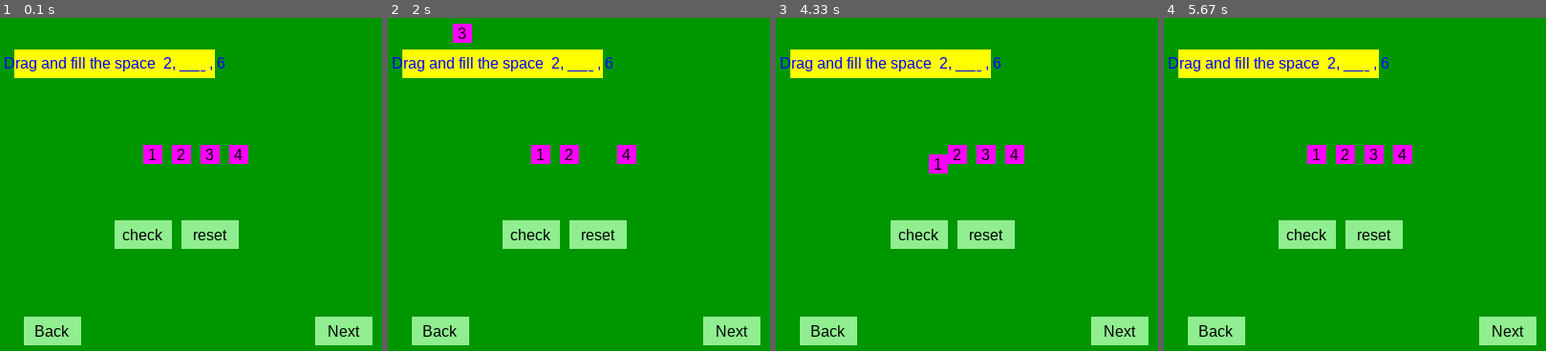
Above: before the commit, frames 1-4 (left to right).
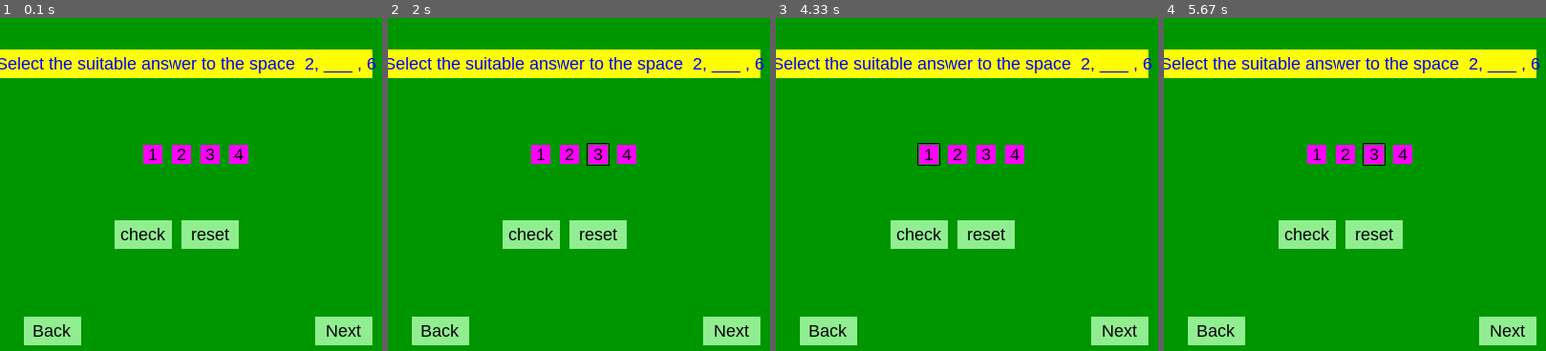
Above: after the commit, the same moments.

Repository: sumanxcodes/quizora_pygame
Game: pygame game, started from src/games/drag_n_drop.py
The game is run twice, just before and just after one commit, with the same random seed, the same clock (stepped at 60 frames per second) and the same inputs.
Inputs (mouse positions are in pixels of both pictures, inside the frame that each line leads up to):
- Up to frame 1 (0.1 s): no input
- Up to frame 2 (2 s): press the mouse at (487, 167) at 0.37 s; move the mouse to (552, 207) at 0.47 s; release the mouse at (617, 247) at 0.6 s; press the mouse at (540, 154) at 0.7 s; move the mouse to (487, 164) at 0.8 s; release the mouse at (437, 171) at 0.93 s; press the mouse at (598, 234) at 1.2 s; move the mouse to (609, 184) at 1.3 s; release the mouse at (624, 137) at 1.43 s; press the mouse at (598, 154) at 1.73 s; move the mouse to (525, 87) at 1.83 s; release the mouse at (452, 24) at 1.97 s
- Up to frame 3 (4.33 s): press the mouse at (921, 234) at 2.27 s; move the mouse to (928, 261) at 2.37 s; release the mouse at (940, 287) at 2.5 s; press the mouse at (986, 234) at 2.87 s; move the mouse to (997, 144) at 2.97 s; release the mouse at (1009, 51) at 3.1 s; click (928, 154) at 4.15 s
- Up to frame 4 (5.67 s): press the mouse at (1347, 154) at 4.55 s; move the mouse to (1416, 214) at 4.65 s; release the mouse at (1484, 274) at 4.78 s; press the mouse at (1374, 154) at 5.32 s; move the mouse to (1316, 191) at 5.42 s; release the mouse at (1259, 227) at 5.55 s

The runs differ from the first frame. In frame 1, 5.9% of the frame differs, in the area x 0-99%, y 9-96%; in frame 2, 6.5%, in the area x 0-99%, y 1-96%; in frame 3, 6.4%; in frame 4, 6.0%.

Commit message:
added  mcq and question type configuration functionality

Diff:
--- a/src/games/drag_n_drop.py
+++ b/src/games/drag_n_drop.py
@@ -1,11 +1,7 @@
-from asyncio import current_task
-from gettext import textdomain
 from tkinter import messagebox
 import tkinter as tk
 
 import pygame, sys
-from pygame.locals import *
-import time
 
 pygame.init()
 red = (255, 0, 0)
@@ -21,28 +17,27 @@
 gold = (255, 215, 0)
 sky_blue = (135, 206, 235)
 
+MCQ=0
+DRAG_N_DROP=1
+FILL_BLANKS=2
 
 X_DIST = 400
 Y_DIST = 400
-font = pygame.font.SysFont("Arial", 16)
+font = pygame.font.SysFont("Arial", 18)
 screen = pygame.display.set_mode((X_DIST, Y_DIST))
 screen.fill((255, 100, 100))
 pygame.display.set_caption("Hello")
-# canvas = pygame.Surface((X_DIST, Y_DIST))
-# canvas.fill((255, 255, 0, 100))
-# screen.blit(canvas, (0, 0))
+
 
 class GameScreen:
     def __init__(self, color=(255, 255, 0, 100), X_DIST=400, Y_DIST=400):
         self.screen=pygame.Surface((X_DIST, Y_DIST))
         self.screen.fill(color)
         self.color=color
-        print(color)
-
-
-
-    def add_questions(self, question, answerBox, answers,correctIndex):
-        question1 = Question(question, self.screen)
+
+
+    def add_questions(self, question, answerBox, answers,correctIndex, qtype):
+        question1 = Question(question, self.screen,qtype)
         question1.addAnswerBox(answerBox)
         counter=0
         for ans in answers:
@@ -53,6 +48,7 @@
             counter+=1
         self.question = question1
 
+
 class Game:
     def __init__(self):
         self.screens = []
@@ -60,11 +56,12 @@
         self.currentScreen = None
         self.totalMarks=0
 
-    def addScreen(self, question, ansBox,answers,correctIndex, color=(255, 255, 0, 200), X_DIST=400, Y_DIST=400):
-        print(color)
+    def addScreen(self, question, ansBox,answers,correctIndex,qtype, color=(255, 255, 0, 200), X_DIST=400, Y_DIST=400):
+        # print(color)
         gameScreen= GameScreen( color, X_DIST, Y_DIST)
+        gameScreen.add_questions(question, ansBox,answers,correctIndex,qtype)
         self.screens.append(gameScreen)
-        gameScreen.add_questions(question, ansBox,answers,correctIndex)
+
         if len(self.screens) == 1:  # Set the first screen as the current screen
             self.currentScreen = self.screens[0].screen
             self.nextButton = Button(330, 360, "Next", self.screens[len(self.screens) - 1].screen)
@@ -101,8 +98,9 @@
             pygame.display.update()
 
     def handle_event(self, event):
-        for screen in self.screens:
-            screen.question.handle_event(event)
+        self.screens[self.currentScreenId].question.handle_event(event)
+        # for screen in self.screens:
+        #     screen.question.handle_event(event)
         self.nextButton.rectangle.create_rect_with_text(self.currentScreen)
         self.backButton.rectangle.create_rect_with_text(self.currentScreen)
         if (self.nextButton.handle_click(event)):
@@ -116,11 +114,8 @@
             print(screen)
 
 
-
-
 class Rectangle:
     def __init__(self, x, y, width, height, boader, text, r_color, t_color):
-        print("initializing")
         self.rect = pygame.Rect(x, y, width, height)
         self.rect_color = r_color
         self.text_color=t_color
@@ -153,13 +148,18 @@
             self.x = dx
             self.y = dy
 
-    def _enable_dragging(self, event, questionRectBoxes=[]):
+    def _enable_dragging(self, event,questionType, questionRectBoxes=[]):
+        clickedRect=None #to get clicked rectangle in question
         questionBoxes=[]
         for Rect in questionRectBoxes:
             questionBoxes.append(Rect.rect)
 
         if event.type == pygame.MOUSEBUTTONDOWN:
             self.drag= self.rect.collidepoint(event.pos)
+            if self.drag :
+                clickedRect=self.rect
+            if questionType==MCQ:
+                self.drag= False
         if event.type == pygame.MOUSEBUTTONUP:
             collideIndex = self.rect.collidelist(questionBoxes)
             if collideIndex ==-1:
@@ -167,15 +167,17 @@
             else:
                 self._move(questionBoxes[collideIndex].x, questionBoxes[collideIndex].y)
             self.drag= False
-
-    def dragRect(self, event, answerBoxes):
-        self._enable_dragging(event,answerBoxes)
+        return clickedRect
+
+    def dragRect(self, event, answerBoxes,questionType):
+        clickedRect= self._enable_dragging(event,questionType,answerBoxes)
         self._move(pygame.mouse.get_pos()[0], pygame.mouse.get_pos()[1])
+        return clickedRect
 
 
     def reset_moves(self):
         self.drag =True
-        print("moving to",self.initialPosition[0], self.initialPosition[1])
+        # print("moving to",self.initialPosition[0], self.initialPosition[1])
         self._move(self.initialPosition[0], self.initialPosition[1])
         self.drag=False
 
@@ -186,12 +188,17 @@
         self.screen= canvas
     def handle_click(self, event):
         if event.type == pygame.MOUSEBUTTONDOWN:
-            print("clicked",event)
             return  self.rectangle.rect.collidepoint(event.pos)
         return False
-#
+
+############################################################################################
+############################################################################################
+############################################################################################
+############################################################################################
+############################################################################################
+
 class Question:
-    def __init__(self, questionRect, screen):
+    def __init__(self, questionRect, screen, qType):
         self.answerAdded = False
         self.questionRect=questionRect
         self.answerCorrect=False
@@ -200,11 +207,13 @@
         self.screen=screen
         self.checkButton = Button(120, 259, "check", self.screen)
         self.resetButton = Button(190, 259, "reset", self.screen)
-
-    def addAnswer(self, answer,isTrue=False):
+        self.questionType=qType
+        self.clickedAnswer=None
+
+    def addAnswer(self, answer,isAnswer=False):
         answer.create_rect_with_text(self.screen)
         self.answerSet.append(answer)
-        if isTrue:
+        if isAnswer:
             self.correct_answer_index= len(self.answerSet)-1
 
     def addAnswerBox(self,answer_box):
@@ -219,26 +228,39 @@
         if (self.checkButton.handle_click(event)):
             self.handle_check_button_submit()
         if(self.resetButton.handle_click(event)):
-            self.handle_reset_button_submit()
-
+            self.handle_reset_button()
 
         for ans in self.answerSet:
             if (not self.answerAdded):
-                ans.dragRect(event, [self.answer_box])
+                clickedRect= ans.dragRect(event, [self.answer_box], self.questionType)
+                if clickedRect:
+                    self.clickedAnswer=clickedRect
+                    print(self.clickedAnswer.width)
             ans.create_rect_with_text(self.screen)
 
+        if self.clickedAnswer and  self.questionType==MCQ:
+            r=Rectangle(self.clickedAnswer.x-2,self.clickedAnswer.y-2,self.clickedAnswer.width+4,self.clickedAnswer.height+4,1,"",black, red)
+            r.create_rect_with_text(self.screen)
 
     def handle_check_button_submit(self):
         self.answerAdded=True
-        if( self.answer_box.rect.colliderect(self.answerSet[self.correct_answer_index])):
-            self.showMessage("WOW", "Fantastic Job!")
-            self.answerCorrect=True
-        else:
-            self.showMessage("Try Again", "It is not !")
-
-    def handle_reset_button_submit(self):
+        if self.questionType== DRAG_N_DROP:
+            if( self.answer_box.rect.colliderect(self.answerSet[self.correct_answer_index])):
+                self.showMessage("WOW", "Fantastic Job!")
+                self.answerCorrect=True
+            else:
+                self.showMessage("Try Again", "It is not !")
+        elif self.questionType == MCQ:
+            if (self.clickedAnswer.colliderect(self.answerSet[self.correct_answer_index])):
+                self.showMessage("WOW", "Fantastic Job!")
+                self.answerCorrect = True
+            else:
+                self.showMessage("Try Again", "It is not !")
+
+    def handle_reset_button(self):
         self.answerCorrect = False
         self.answerAdded=False
+        self.clickedAnswer = None
         print("reset")
         for ans in self.answerSet:
             ans.reset_moves()
@@ -261,6 +283,7 @@
 
 #############################################################
 #############################################################
+#############################################################
 #################### SARA ###################################
 #############################################################
 #############################################################
@@ -269,24 +292,24 @@
 game1= Game()
 
 
-question=Rectangle(15, 80, 210, 30, 0, "Drag and fill the space  2, ___ , 6", yellow, blue)
+question=Rectangle(0, 80, 390, 30, 0, "Select the suitable answer to the space  2, ___ , 6", yellow, blue)
 ansBox=Rectangle(180, 80, 30, 30, 1, "", yellow, blue)
 answers=[Rectangle(150, 180, 20, 20, 0, "1", magenta, black),
             Rectangle(180, 180, 20, 20, 0, "2", magenta, black),
             Rectangle(210, 180, 20, 20, 0, "3", magenta, black),
             Rectangle(240, 180, 20, 20, 0, "4", magenta, black)]
 correctIndex=3
-game1.addScreen(question,ansBox, answers, correctIndex, green)
-
-
-question=Rectangle(15, 15, 180, 30, 0, "Hi Mr. where are You?", yellow, blue)
-ansBox=Rectangle(200, 15, 180, 30, 1, "", red, blue)
-answers=[Rectangle(10, 180, 75, 30, 1, "Melbourne", blue, red),
-            Rectangle(90, 180, 75, 30, 1, "Colombo", blue, red),
-            Rectangle(170, 180, 75, 30, 1, "Malabe", blue, red),
-            Rectangle(250, 180, 75, 30, 1, "Matara", blue, red)]
-correctIndex=0
-canvas=game1.addScreen(question,ansBox, answers, correctIndex, blue)
+game1.addScreen(question,ansBox, answers, correctIndex,MCQ, green)
+
+
+question1=Rectangle(15, 15, 180, 30, 0, "Hi Mr. where are You?", green, blue)
+ansBox1=Rectangle(200, 15, 180, 30, 1, "", red, blue)
+answers1=[Rectangle(11, 180, 75, 30, 0, "Melbourne", blue, red),
+            Rectangle(91, 180, 75, 30, 0, "Colombo", blue, red),
+            Rectangle(171, 180, 75, 30, 0, "Malabe", blue, red),
+            Rectangle(251, 180, 75, 30, 0, "Matara", blue, red)]
+correctIndex1=0
+canvas=game1.addScreen(question1,ansBox1, answers1, correctIndex1,DRAG_N_DROP, green)
 
 
 while True:
